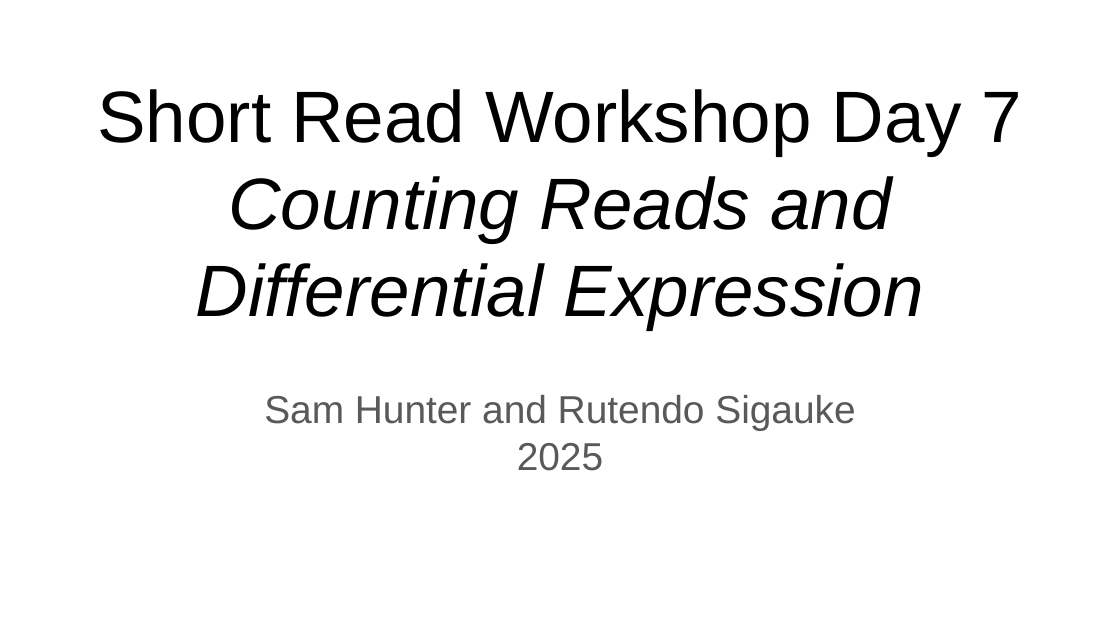
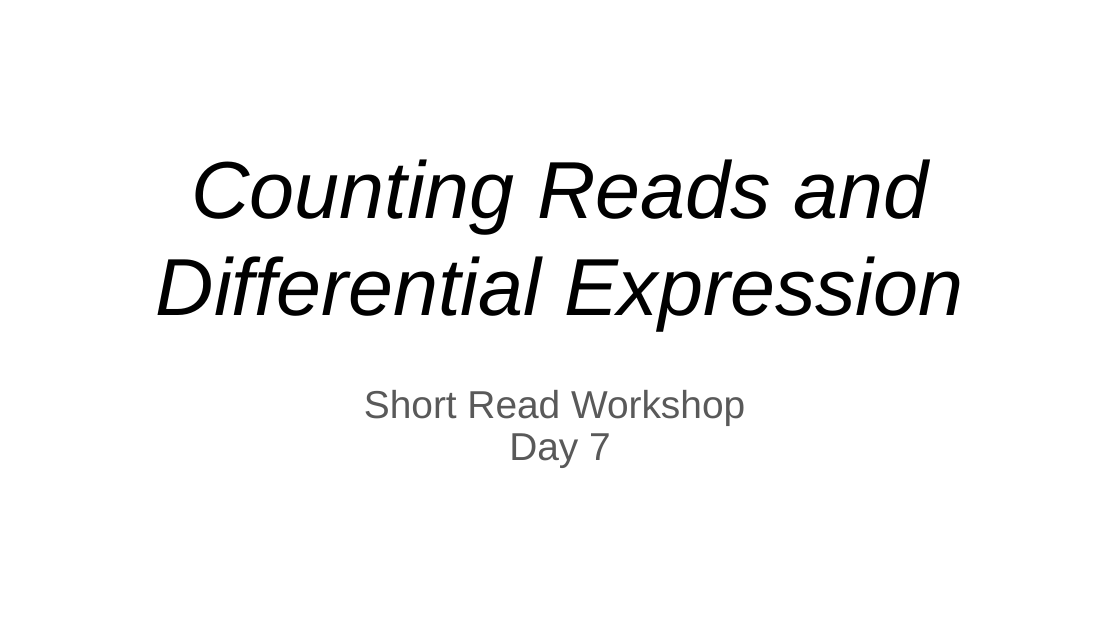
Before and after one commit to Dowell-Lab/srworkshop, a slide deck: slide 1 of projectB/day07/slides/Day7_slides.pptx. Drawn at 1120x630 pixels with LibreOffice and Linux fonts; fonts in the diff are those of the drawing. Boxes give left, top, right and bottom in pixels: in the first picture for what was removed or moved away, otherwise in the second. Text is boxed around its words. In the diff, an @@ line names an element or a change of style, - is before the commit and + after.

```diff
--- a/projectB/day07/slides/Day7_slides.pptx
+++ b/projectB/day07/slides/Day7_slides.pptx
@@ title at box(97, 89, 1022, 155): paragraph removed @@
-Short Read Workshop Day 7
@@ title "Counting Reads and Differential Expression" at box(156, 159, 964, 329): size 46.8 to 52 pt @@
@@ subtitle at box(364, 390, 745, 467): text changed @@
-Sam Hunter and Rutendo Sigauke
-2025
+Short Read Workshop
+Day 7
```
Also in this commit, not shown: 1 slide added, 3 other files.
